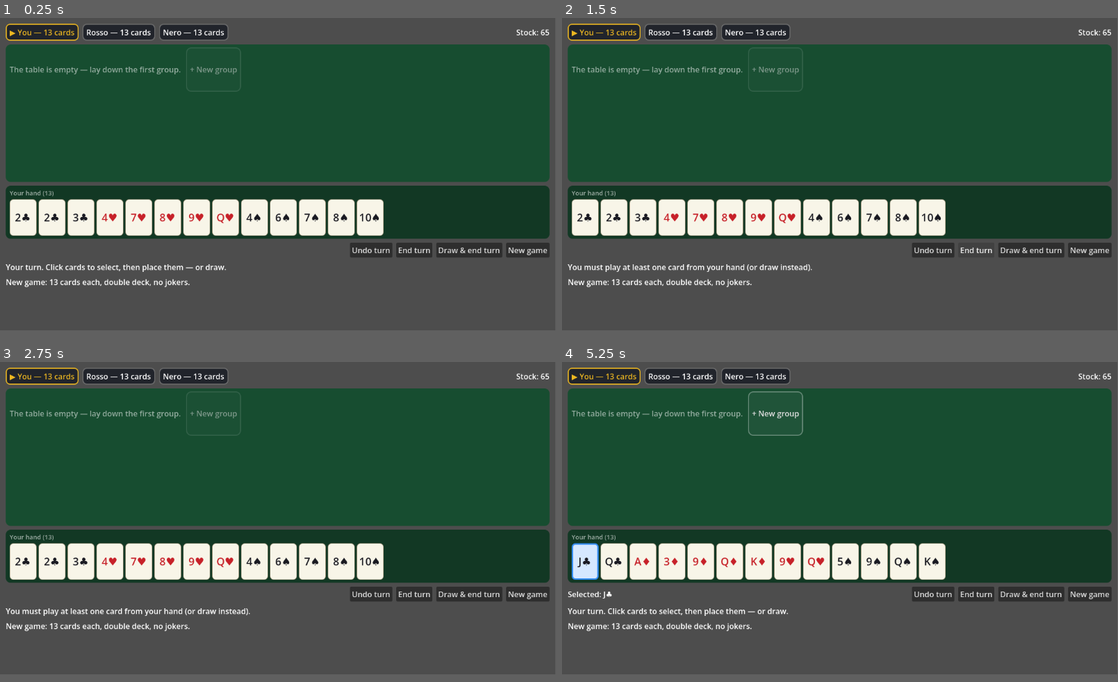
Above: before the commit, frames 1-4 (two rows, left to right).
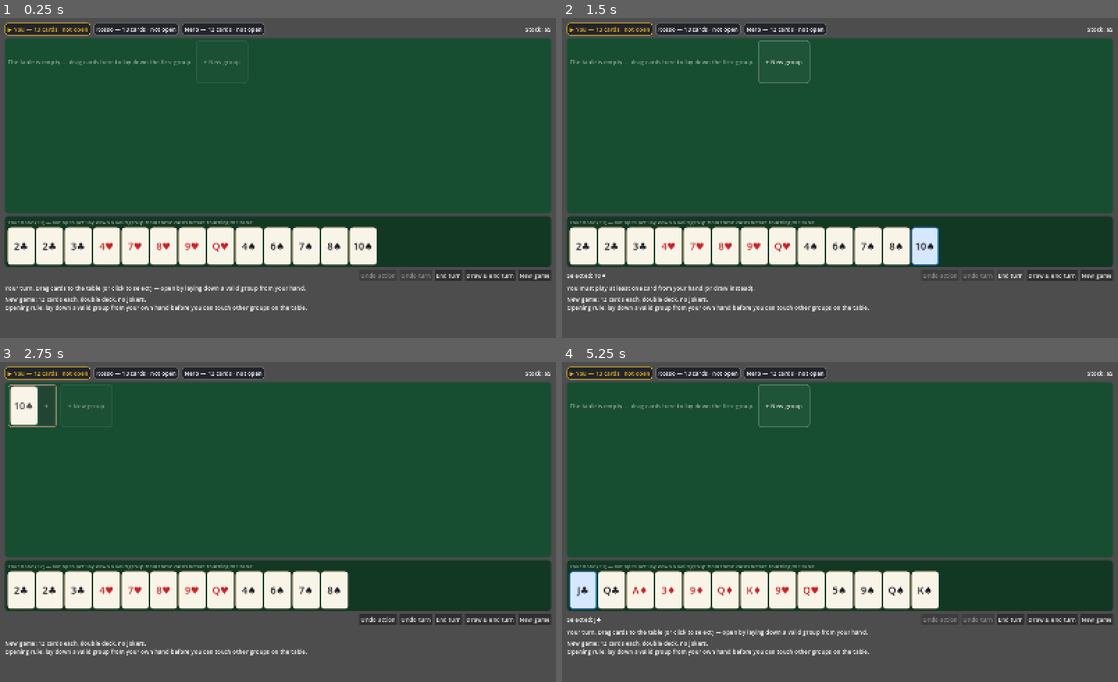
Above: after the commit, the same moments.

Repository: batsling/Machiavelli-Roguelike
Game: Godot game, scene res://scenes/main.tscn
Two runs of this game, one before a commit and one after it. Both use one fixed random seed, a clock stepped at 60 frames per second and the inputs below.
Inputs (mouse positions are in pixels of both pictures, inside the frame that each line leads up to):
- Up to frame 1 (0.25 s): no input
- Up to frame 2 (1.5 s): click (934, 251) at 0.5 s, where only the run before the commit has a clickable "Undo turn"; click "End turn" at 1.25 s
- Up to frame 3 (2.75 s): click (222, 403) at 2 s, where only the run after the commit has a clickable "+ New group"
- Up to frame 4 (5.25 s): click (940, 614) at 2.75 s, where only the run after the commit has a clickable "Undo action"; click "New game" at 3.5 s; click "New game" at 4.25 s; click "J♣" at 5 s
In our replay, the window is 799x449 before the commit and 800x460 after it. These sizes can differ from the game's own. Grey fills any space a smaller window leaves; there, only what the larger window draws over its background counts as a difference.

The runs differ from the first frame. In frame 1, 24% of the frame differs, in the area x 0-100%, y 1-92%; in frame 2, 24%; in frame 3, 24%; in frame 4, 24%.

Commit message:
Bigger UI, drag-and-drop cards, per-move undo, and the opening rule
- Window is now 1600x920 with canvas_items stretch; cards, fonts, and
  drop zones are larger so a busy table stays readable.
- Cards can be click-and-dragged: drop on a group (or any card in it)
  to add them there, or on empty felt / "+ New group" for a new group.
  Dragging a selected card drags the whole selection; click-to-select
  with the + buttons still works.
- Undo is split: "Undo action" takes back only the last staged move
  (per-move snapshots in GameManager), "Undo turn" restores the whole
  turn as before.
- Opening rule, enforced in the engine for all players including AI:
  until a player has laid down a valid group built only from their own
  hand, they cannot add to other groups or take cards from them. A
  valid own group unlocks the table immediately, even mid-turn; the UI
  greys out table cards and marks unopened players in their chip.

Co-Authored-By: Claude Fable 5 <noreply@anthropic.com>
Claude-Session: https://claude.ai/code/session_01TPRXb2NhJTkEj3AuvrkSzm

Diff:
--- a/project.godot
+++ b/project.godot
@@ -11,6 +11,13 @@
 config/features=PackedStringArray("4.6", "Forward Plus")
 config/icon="res://icon.svg"
 
+[display]
+
+window/size/viewport_width=1600
+window/size/viewport_height=920
+window/stretch/mode="canvas_items"
+window/stretch/aspect="expand"
+
 [layout]
 
 default_gui_embed_subwindows=true
--- a/scripts/game_manager.gd
+++ b/scripts/game_manager.gd
@@ -10,6 +10,12 @@
 ##    table, or draw one card from the stock. While playing you may freely
 ##    rearrange every meld on the table — the only requirement is that when
 ##    the turn ends, every meld on the table is valid (Rules.is_valid_meld).
+##  - Opening: until a player has laid down at least one valid meld built
+##    entirely from their own hand, they may not touch the rest of the table —
+##    no adding to other melds and no taking cards from them. Laying a valid
+##    own meld unlocks table play immediately (even mid-turn), and once a
+##    turn containing such a meld is committed the player stays open for the
+##    rest of the game. This applies to every player, human and AI.
 ##  - First player to empty their hand wins. If the stock is empty and every
 ##    player passes in a full round, the game ends and whoever holds the
 ##    fewest cards wins (ties shared).
@@ -18,7 +24,8 @@
 ## whole turn can be rolled back (reset_turn / draw_and_end_turn) and is only
 ## legal-checked at commit_turn(). This mirrors how the physical game is
 ## played — shuffle the table as much as you like, it just has to be clean
-## when you take your hand off it.
+## when you take your hand off it. Each staged move is also snapshotted, so
+## undo_action() can take back one move at a time.
 
 signal turn_started(player: PlayerState)
 signal board_changed
@@ -38,6 +45,8 @@
 # Staging state for the current turn.
 var _hand_snapshot: Array[Card] = []
 var _board_snapshot: Array = []
+# One {hand, board} snapshot per staged move, so single moves can be undone.
+var _undo_stack: Array[Dictionary] = []
 var _consecutive_passes := 0
 
 func setup(player_names: Array, hand_size: int = DEFAULT_HAND_SIZE, seed_value: int = -1) -> void:
@@ -65,17 +74,46 @@
 # --- Staging moves (current player's turn) ---------------------------------
 
 ## Move cards (from the current player's hand and/or anywhere on the table)
-## into a brand-new meld. Legality is only checked at commit_turn().
-func move_cards_to_new_meld(cards_to_move: Array[Card]) -> void:
+## into a brand-new meld. Returns "" on success or a human-readable reason the
+## move is not allowed (the opening rule is enforced here; meld validity is
+## still only checked at commit_turn()).
+func move_cards_to_new_meld(cards_to_move: Array[Card]) -> String:
 	if cards_to_move.is_empty():
-		return
+		return ""
+	var err := _stage_error(cards_to_move, null)
+	if err != "":
+		return err
+	_push_undo()
 	var meld := CardSet.new()
 	board.melds.append(meld)
 	_move_cards(cards_to_move, meld)
-
-## Move cards (from hand and/or table) into an existing meld.
-func add_cards_to_meld(cards_to_move: Array[Card], meld: CardSet) -> void:
+	return ""
+
+## Move cards (from hand and/or table) into an existing meld. Returns "" on
+## success or the reason the move is not allowed.
+func add_cards_to_meld(cards_to_move: Array[Card], meld: CardSet) -> String:
+	if cards_to_move.is_empty():
+		return ""
+	var err := _stage_error(cards_to_move, meld)
+	if err != "":
+		return err
+	_push_undo()
 	_move_cards(cards_to_move, meld)
+	return ""
+
+## Undo just the last staged move this turn. Returns false if there was
+## nothing to undo.
+func undo_action() -> bool:
+	if _undo_stack.is_empty():
+		return false
+	var snap: Dictionary = _undo_stack.pop_back()
+	current_player().hand.assign(snap["hand"])
+	board.restore(snap["board"])
+	board_changed.emit()
+	return true
+
+func can_undo_action() -> bool:
+	return not _undo_stack.is_empty()
 
 ## Undo everything staged this turn: table and hand return to how they were
 ## at the start of the turn.
@@ -83,10 +121,49 @@
 	var p := current_player()
 	p.hand = _hand_snapshot.duplicate()
 	board.restore(_board_snapshot)
+	_undo_stack.clear()
 	board_changed.emit()
 
 func cards_played_this_turn() -> int:
 	return _hand_snapshot.size() - current_player().hand.size()
+
+# --- The opening rule --------------------------------------------------------
+
+## True when the current player may rearrange the table: either they opened on
+## an earlier turn, or a valid new meld built purely from their own hand is
+## staged on the table right now.
+func current_player_is_open() -> bool:
+	return current_player().has_opened or _staged_open_meld_exists()
+
+## True for a meld made entirely of cards the current player has played from
+## hand this turn (board cards can never be in the turn-start hand snapshot).
+func is_own_staged_meld(meld: CardSet) -> bool:
+	if meld.cards.is_empty():
+		return false
+	for c in meld.cards:
+		if not _hand_snapshot.has(c):
+			return false
+	return true
+
+func _staged_open_meld_exists() -> bool:
+	for m in board.melds:
+		if m.is_valid() and is_own_staged_meld(m):
+			return true
+	return false
+
+## Why the staged move is illegal under the opening rule, or "" if it is fine.
+func _stage_error(cards_to_move: Array[Card], dest: CardSet) -> String:
+	if current_player_is_open():
+		return ""
+	var p := current_player()
+	for c in cards_to_move:
+		if not p.hand.has(c):
+			return "You can't take cards from the table before opening — " \
+				+ "lay down a valid group from your own hand first."
+	if dest != null and not is_own_staged_meld(dest):
+		return "You can't add to other groups before opening — " \
+			+ "lay down a valid group from your own hand first."
+	return ""
 
 # --- Ending the turn --------------------------------------------------------
 
@@ -103,7 +180,11 @@
 	for m in board.melds:
 		if not m.is_valid():
 			return "Invalid group on the table: %s" % _meld_text(m)
+	if not p.has_opened and not _staged_open_meld_exists():
+		return "To open you must lay down at least one valid group " \
+			+ "built only from your own hand."
 	_consecutive_passes = 0
+	p.has_opened = true
 	turn_committed.emit(p, cards_played_this_turn())
 	if p.hand.is_empty():
 		_end_game([p])
@@ -143,10 +224,17 @@
 	board.prune_empty()
 	board_changed.emit()
 
+func _push_undo() -> void:
+	_undo_stack.append({
+		"hand": current_player().hand.duplicate(),
+		"board": board.snapshot(),
+	})
+
 func _begin_turn() -> void:
 	var p := current_player()
 	_hand_snapshot = p.hand.duplicate()
 	_board_snapshot = board.snapshot()
+	_undo_stack.clear()
 	turn_started.emit(p)
 
 func _advance() -> void:
--- a/scripts/greedy_ai.gd
+++ b/scripts/greedy_ai.gd
@@ -11,6 +11,8 @@
 ##  2. lay off single hand cards onto existing table melds,
 ##  3. rearrange the table: borrow one card from a meld (only when the meld
 ##     left behind is still valid) to complete a new meld with 2+ hand cards.
+## Steps 2 and 3 respect the opening rule: until the AI has laid down a valid
+## meld purely from its own hand, it will not touch other melds on the table.
 
 static func take_turn(gm: GameManager) -> void:
 	var played_any := false
@@ -42,6 +44,10 @@
 	if not meld.is_empty():
 		return {"cards": meld, "dest": null,
 			"text": "lays down %s" % _cards_text(meld)}
+	# Not yet opened (no valid own meld on the table): the rules forbid
+	# touching other melds, so there is nothing more to plan.
+	if not gm.current_player_is_open():
+		return {}
 	# 2. Single-card lay-off onto an existing meld.
 	for c in hand:
 		for m in gm.board.melds:
@@ -75,10 +81,14 @@
 static func apply_move(gm: GameManager, move: Dictionary) -> void:
 	var cards: Array[Card] = move["cards"]
 	var dest: CardSet = move["dest"]
+	var err := ""
 	if dest == null:
-		gm.move_cards_to_new_meld(cards)
+		err = gm.move_cards_to_new_meld(cards)
 	else:
-		gm.add_cards_to_meld(cards, dest)
+		err = gm.add_cards_to_meld(cards, dest)
+	if err != "":
+		# Should be unreachable: plan_move only proposes legal moves.
+		push_warning("GreedyAI staged an illegal move (%s)" % err)
 
 ## Largest complete meld (set or run) that can be formed from the given cards.
 ## Returns an empty array if none exists.
--- a/scripts/main_ui.gd
+++ b/scripts/main_ui.gd
@@ -3,12 +3,21 @@
 ## Playable UI for vanilla Machiavelli, built entirely in code so the scene
 ## file stays trivial.
 ##
-## How to play: on your turn, click cards to select them — from your hand AND
-## from any group on the table (rearranging the table is the heart of the
-## game). Selected cards lift and turn blue. Then click a group's "+" button
-## to move them there, or the "+ New group" zone to start a fresh group. The
-## table only has to be valid when you press "End turn"; "Undo turn" puts
-## everything back. If you can't (or won't) play, "Draw & end turn".
+## How to play: on your turn, drag cards — from your hand AND from any group
+## on the table (rearranging the table is the heart of the game). Drop them
+## onto a group (or any card in it) to add them there, or onto empty felt /
+## the "+ New group" zone to start a fresh group. Clicking still works too:
+## click cards to select them (they lift and turn blue), then click a group's
+## "+" button or "+ New group". Dragging a selected card drags the whole
+## selection.
+##
+## Opening rule: until you have laid down at least one valid group built only
+## from your own hand, you cannot add to other groups or take cards from them
+## (table cards are greyed out). The same rule binds the AI players.
+##
+## The table only has to be valid when you press "End turn". "Undo action"
+## takes back the last staged move; "Undo turn" puts the whole turn back. If
+## you can't (or won't) play, "Draw & end turn".
 ##
 ## Enemy turns play out visibly: each move the AI makes is applied one at a
 ## time with a pause, and every card it touched stays highlighted in gold
@@ -18,6 +27,13 @@
 const AI_THINK_DELAY := 0.6
 const AI_MOVE_DELAY := 0.9
 const RED_SUITS := ["hearts", "diamonds"]
+const DRAG_TYPE := "machiavelli_cards"
+
+const CARD_SIZE := Vector2(78, 108)
+const CARD_FONT_SIZE := 28
+const ADD_BTN_SIZE := Vector2(44, 108)
+const NEW_GROUP_SIZE := Vector2(150, 124)
+const UI_FONT_SIZE := 17
 
 const COL_FELT := Color(0.09, 0.30, 0.19)
 const COL_FELT_DARK := Color(0.07, 0.22, 0.14)
@@ -50,6 +66,7 @@
 var hand_box: HFlowContainer
 var hand_title: Label
 var selection_label: Label
+var undo_action_btn: Button
 var reset_btn: Button
 var end_turn_btn: Button
 var draw_btn: Button
@@ -72,21 +89,28 @@
 	ai_running = false
 	gm.setup(["You", "Rosso", "Nero"])
 	log_box.clear()
-	_set_status("Your turn. Click cards to select, then place them — or draw.")
+	_set_status("Your turn. Drag cards to the table (or click to select) — "
+		+ "open by laying down a valid group from your hand.")
 	_log("New game: 13 cards each, double deck, no jokers.")
+	_log("Opening rule: lay down a valid group from your own hand before "
+		+ "you can touch other groups on the table.")
 	_refresh()
 
 # --- Layout -------------------------------------------------------------------
 
 func _build_layout() -> void:
 	set_anchors_preset(Control.PRESET_FULL_RECT)
+	var ui_theme := Theme.new()
+	ui_theme.default_font_size = UI_FONT_SIZE
+	theme = ui_theme
+
 	var root := VBoxContainer.new()
 	root.set_anchors_preset(Control.PRESET_FULL_RECT)
 	root.add_theme_constant_override("separation", 8)
-	root.offset_left = 12
-	root.offset_top = 12
-	root.offset_right = -12
-	root.offset_bottom = -12
+	root.offset_left = 14
+	root.offset_top = 14
+	root.offset_right = -14
+	root.offset_bottom = -14
 	add_child(root)
 
 	# Top bar: player chips + stock count.
@@ -100,7 +124,8 @@
 	stock_label = Label.new()
 	top_bar.add_child(stock_label)
 
-	# Table: green felt panel holding a flow of meld panels.
+	# Table: green felt panel holding a flow of meld panels. The felt itself
+	# (panel, scroll area and flow) accepts drops to start a new group.
 	var table_panel := PanelContainer.new()
 	table_panel.size_flags_vertical = Control.SIZE_EXPAND_FILL
 	table_panel.add_theme_stylebox_override("panel", _panel_style(COL_FELT, 10))
@@ -110,9 +135,13 @@
 	table_panel.add_child(table_scroll)
 	board_flow = HFlowContainer.new()
 	board_flow.size_flags_horizontal = Control.SIZE_EXPAND_FILL
+	board_flow.size_flags_vertical = Control.SIZE_EXPAND_FILL
+	board_flow.mouse_filter = Control.MOUSE_FILTER_PASS
 	board_flow.add_theme_constant_override("h_separation", 10)
 	board_flow.add_theme_constant_override("v_separation", 10)
 	table_scroll.add_child(board_flow)
+	for zone: Control in [table_panel, table_scroll, board_flow]:
+		zone.set_drag_forwarding(Callable(), _can_drop_new_group, _drop_new_group)
 
 	# Hand: darker felt panel at the bottom.
 	var hand_panel := PanelContainer.new()
@@ -122,7 +151,7 @@
 	hand_col.add_theme_constant_override("separation", 4)
 	hand_panel.add_child(hand_col)
 	hand_title = Label.new()
-	hand_title.add_theme_font_size_override("font_size", 13)
+	hand_title.add_theme_font_size_override("font_size", 15)
 	hand_title.add_theme_color_override("font_color", Color(1, 1, 1, 0.6))
 	hand_col.add_child(hand_title)
 	hand_box = HFlowContainer.new()
@@ -139,8 +168,15 @@
 	selection_label.size_flags_horizontal = Control.SIZE_EXPAND_FILL
 	actions.add_child(selection_label)
 
+	undo_action_btn = Button.new()
+	undo_action_btn.text = "Undo action"
+	undo_action_btn.tooltip_text = "Take back only the last move you staged this turn"
+	undo_action_btn.pressed.connect(_on_undo_action_pressed)
+	actions.add_child(undo_action_btn)
+
 	reset_btn = Button.new()
 	reset_btn.text = "Undo turn"
+	reset_btn.tooltip_text = "Take back everything staged this turn"
 	reset_btn.pressed.connect(_on_reset_pressed)
 	actions.add_child(reset_btn)
 
@@ -164,7 +200,7 @@
 	root.add_child(status_label)
 
 	log_box = RichTextLabel.new()
-	log_box.custom_minimum_size = Vector2(0, 100)
+	log_box.custom_minimum_size = Vector2(0, 110)
 	log_box.scroll_following = true
 	log_box.fit_content = false
 	root.add_child(log_box)
@@ -193,7 +229,8 @@
 	chip.add_theme_stylebox_override("panel", sb)
 	var lbl := Label.new()
 	var marker := "▶ " if is_current else ""
-	lbl.text = "%s%s — %d cards" % [marker, p.display_name, p.hand.size()]
+	var opened := "" if p.has_opened else " · not open"
+	lbl.text = "%s%s — %d cards%s" % [marker, p.display_name, p.hand.size(), opened]
 	if is_current:
 		lbl.add_theme_color_override("font_color", COL_CHIP_ACTIVE)
 	chip.add_child(lbl)
@@ -203,7 +240,7 @@
 	_clear_children(board_flow)
 	if gm.board.melds.is_empty():
 		var empty := Label.new()
-		empty.text = "The table is empty — lay down the first group."
+		empty.text = "The table is empty — drag cards here to lay down the first group."
 		empty.add_theme_color_override("font_color", Color(1, 1, 1, 0.55))
 		board_flow.add_child(empty)
 	for meld in gm.board.melds:
@@ -213,31 +250,40 @@
 func _make_meld_panel(meld: CardSet) -> PanelContainer:
 	var panel := PanelContainer.new()
 	var valid := meld.is_valid()
+	var locked := _is_human_turn() and not gm.current_player_is_open() \
+		and not gm.is_own_staged_meld(meld)
 	var sb := _panel_style(Color(1, 1, 1, 0.06), 10)
 	sb.border_color = COL_MELD_OK if valid else COL_MELD_BAD
 	sb.set_border_width_all(2)
 	panel.add_theme_stylebox_override("panel", sb)
 	if not valid:
 		panel.tooltip_text = "Not a valid group yet — fix it before ending your turn."
+	elif locked:
+		panel.tooltip_text = "Locked until you open — lay down a valid group " \
+			+ "from your own hand first."
+	panel.set_drag_forwarding(Callable(),
+		_can_drop_on_meld.bind(meld), _drop_on_meld.bind(meld))
 	var row := HBoxContainer.new()
 	row.add_theme_constant_override("separation", 4)
 	panel.add_child(row)
 	for c in Rules.display_order(meld.cards):
-		row.add_child(_make_card_button(c))
+		row.add_child(_make_card_button(c, meld))
 	var add_btn := Button.new()
 	add_btn.text = "+"
 	add_btn.tooltip_text = "Move selected cards into this group"
-	add_btn.custom_minimum_size = Vector2(34, 76)
-	add_btn.disabled = selected.is_empty() or not _is_human_turn()
+	add_btn.custom_minimum_size = ADD_BTN_SIZE
+	add_btn.disabled = selected.is_empty() or not _is_human_turn() or locked
 	add_btn.pressed.connect(_on_add_to_meld_pressed.bind(meld))
+	add_btn.set_drag_forwarding(Callable(),
+		_can_drop_on_meld.bind(meld), _drop_on_meld.bind(meld))
 	row.add_child(add_btn)
 	return panel
 
 func _make_new_group_zone() -> Button:
 	var zone := Button.new()
 	zone.text = "+ New group"
-	zone.tooltip_text = "Move selected cards into a brand-new group"
-	zone.custom_minimum_size = Vector2(110, 92)
+	zone.tooltip_text = "Drop or move selected cards here to start a brand-new group"
+	zone.custom_minimum_size = NEW_GROUP_SIZE
 	zone.disabled = selected.is_empty() or not _is_human_turn()
 	zone.focus_mode = Control.FOCUS_NONE
 	var sb := _panel_style(Color(1, 1, 1, 0.04), 10)
@@ -251,18 +297,24 @@
 	sb_off.set_border_width_all(2)
 	zone.add_theme_stylebox_override("disabled", sb_off)
 	zone.pressed.connect(_on_new_meld_pressed)
+	zone.set_drag_forwarding(Callable(), _can_drop_new_group, _drop_new_group)
 	return zone
 
 func _refresh_hand() -> void:
 	_clear_children(hand_box)
 	var hand := gm.players[0].hand
-	hand_title.text = "Your hand (%d)" % hand.size()
+	if gm.players[0].has_opened:
+		hand_title.text = "Your hand (%d)" % hand.size()
+	else:
+		hand_title.text = "Your hand (%d) — not open yet: lay down a valid group " % hand.size() \
+			+ "from these cards before touching the table"
 	for c in Rules.display_order(hand):
 		hand_box.add_child(_make_card_button(c))
 
 func _refresh_buttons() -> void:
 	var human_turn := _is_human_turn()
-	reset_btn.disabled = not human_turn
+	undo_action_btn.disabled = not human_turn or not gm.can_undo_action()
+	reset_btn.disabled = not human_turn or not gm.can_undo_action()
 	end_turn_btn.disabled = not human_turn
 	draw_btn.disabled = not human_turn
 	if selected.is_empty():
@@ -275,14 +327,21 @@
 
 # --- Card rendering -------------------------------------------------------------
 
-func _make_card_button(c: Card) -> Button:
+## Card buttons are both click-to-select toggles and drag sources. Cards on the
+## table (meld != null) are also drop targets for their own group, and are
+## greyed out until the player has opened.
+func _make_card_button(c: Card, meld: CardSet = null) -> Button:
+	var on_board := meld != null
 	var b := Button.new()
 	b.toggle_mode = true
 	b.text = c.label()
 	b.button_pressed = selected.has(c)
-	b.custom_minimum_size = Vector2(56, 76)
-	b.disabled = not _is_human_turn()
-	b.add_theme_font_size_override("font_size", 22)
+	b.custom_minimum_size = CARD_SIZE
+	b.disabled = not _card_is_interactive(on_board)
+	if on_board and b.disabled and _is_human_turn():
+		b.tooltip_text = "Locked until you open — lay down a valid group " \
+			+ "from your own hand first."
+	b.add_theme_font_size_override("font_size", CARD_FONT_SIZE)
 	b.focus_mode = Control.FOCUS_NONE
 
 	var font_col := COL_CARD_RED if RED_SUITS.has(c.suit) else COL_CARD_BLACK
@@ -309,6 +368,11 @@
 	b.add_theme_stylebox_override("hover_pressed", _card_style(bg, border, border_w))
 
 	b.toggled.connect(_on_card_toggled.bind(c))
+	if on_board:
+		b.set_drag_forwarding(_get_card_drag_data.bind(c, b),
+			_can_drop_on_meld.bind(meld), _drop_on_meld.bind(meld))
+	else:
+		b.set_drag_forwarding(_get_card_drag_data.bind(c, b), Callable(), Callable())
 	return b
 
 func _card_style(bg: Color, border: Color, width: int) -> StyleBoxFlat:
@@ -317,10 +381,10 @@
 	sb.border_color = border
 	sb.set_border_width_all(width)
 	sb.set_corner_radius_all(7)
-	sb.content_margin_left = 4
-	sb.content_margin_right = 4
-	sb.content_margin_top = 4
-	sb.content_margin_bottom = 4
+	sb.content_margin_left = 5
+	sb.content_margin_right = 5
+	sb.content_margin_top = 5
+	sb.content_margin_bottom = 5
 	return sb
 
 func _panel_style(bg: Color, radius: int) -> StyleBoxFlat:
@@ -346,19 +410,96 @@
 		child.queue_free()
 
 func _prune_selection() -> void:
-	var reachable := {}
+	var in_hand := {}
 	for c in gm.players[0].hand:
-		reachable[c] = true
+		in_hand[c] = true
+	var on_board := {}
 	for c in gm.board.all_cards():
-		reachable[c] = true
+		on_board[c] = true
+	# Before opening, table cards can't be moved, so drop them from the
+	# selection too (e.g. after undoing the move that had opened the turn).
+	var board_locked := _is_human_turn() and not gm.current_player_is_open()
 	for i in range(selected.size() - 1, -1, -1):
-		if not reachable.has(selected[i]):
+		var c := selected[i]
+		if in_hand.has(c):
+			continue
+		if not on_board.has(c) or board_locked:
 			selected.remove_at(i)
 
 func _is_human_turn() -> bool:
 	return not gm.is_game_over and not ai_running and gm.current_player() == gm.players[0]
 
+func _card_is_interactive(on_board: bool) -> bool:
+	if not _is_human_turn():
+		return false
+	return not on_board or gm.current_player_is_open()
+
+# --- Drag and drop ---------------------------------------------------------------
+
+## Dragging a selected card drags the whole selection; dragging an unselected
+## card drags just that card. Returns null (no drag) for disabled cards.
+func _get_card_drag_data(_at_position: Vector2, c: Card, source: Button) -> Variant:
+	if source.disabled:
+		return null
+	var cards: Array[Card] = []
+	if selected.has(c):
+		cards.assign(selected)
+	else:
+		cards.append(c)
+	source.set_drag_preview(_make_drag_preview(cards))
+	return {"type": DRAG_TYPE, "cards": cards}
+
+func _make_drag_preview(cards: Array[Card]) -> Control:
+	var row := HBoxContainer.new()
+	row.add_theme_constant_override("separation", 4)
+	for c in Rules.display_order(cards):
+		var chip := PanelContainer.new()
+		chip.add_theme_stylebox_override("panel", _card_style(COL_SELECT_BG, COL_SELECT, 2))
+		var lbl := Label.new()
+		lbl.text = c.label()
+		lbl.add_theme_font_size_override("font_size", CARD_FONT_SIZE)
+		lbl.add_theme_color_override("font_color",
+			COL_CARD_RED if RED_SUITS.has(c.suit) else COL_CARD_BLACK)
+		chip.add_child(lbl)
+		row.add_child(chip)
+	row.modulate = Color(1, 1, 1, 0.9)
+	return row
+
+func _drag_cards(data: Variant) -> Array[Card]:
+	var out: Array[Card] = []
+	if data is Dictionary and data.get("type") == DRAG_TYPE:
+		out.assign(data["cards"])
+	return out
+
+func _can_drop_on_meld(_at_position: Vector2, data: Variant, meld: CardSet) -> bool:
+	if not _is_human_turn() or _drag_cards(data).is_empty():
+		return false
+	return gm.current_player_is_open() or gm.is_own_staged_meld(meld)
+
+func _drop_on_meld(_at_position: Vector2, data: Variant, meld: CardSet) -> void:
+	_stage_move(_drag_cards(data), meld)
+
+func _can_drop_new_group(_at_position: Vector2, data: Variant) -> bool:
+	return _is_human_turn() and not _drag_cards(data).is_empty()
+
+func _drop_new_group(_at_position: Vector2, data: Variant) -> void:
+	_stage_move(_drag_cards(data), null)
+
 # --- Input handlers -----------------------------------------------------------
+
+## Stage a move through the engine (meld == null starts a new group) and show
+## the engine's error, if any, in the status line.
+func _stage_move(cards: Array[Card], meld: CardSet) -> void:
+	if cards.is_empty():
+		return
+	var err := ""
+	if meld == null:
+		err = gm.move_cards_to_new_meld(cards)
+	else:
+		err = gm.add_cards_to_meld(cards, meld)
+	selected.clear()
+	_set_status(err)
+	_refresh()
 
 func _on_card_toggled(pressed: bool, c: Card) -> void:
 	if pressed:
@@ -369,13 +510,15 @@
 	_refresh()
 
 func _on_new_meld_pressed() -> void:
-	gm.move_cards_to_new_meld(selected.duplicate())
+	_stage_move(selected.duplicate(), null)
+
+func _on_add_to_meld_pressed(meld: CardSet) -> void:
+	_stage_move(selected.duplicate(), meld)
+
+func _on_undo_action_pressed() -> void:
 	selected.clear()
-	_refresh()
-
-func _on_add_to_meld_pressed(meld: CardSet) -> void:
-	gm.add_cards_to_meld(selected.duplicate(), meld)
-	selected.clear()
+	if gm.undo_action():
+		_set_status("Last action undone.")
 	_refresh()
 
 func _on_reset_pressed() -> void:
@@ -466,7 +609,8 @@
 		_refresh()
 	ai_running = false
 	if not gm.is_game_over:
-		_set_status("Your turn. Click cards (hand or table) to select, then click a group's + or “+ New group”.")
+		_set_status("Your turn. Drag cards onto a group or empty felt — "
+			+ "or click to select, then use the + buttons.")
 	_refresh()
 
 # --- Misc ----------------------------------------------------------------------
--- a/scripts/player_state.gd
+++ b/scripts/player_state.gd
@@ -8,6 +8,10 @@
 @export var gold: int = 0              # unused by the vanilla engine; roguelike layer
 @export var hand: Array[Card] = []
 @export var is_finished: bool = false  # true once hand is emptied — enters phantom-turn state
+# True once the player has "opened": committed a turn containing at least one
+# valid meld built entirely from their own hand. Until then they may not add
+# to or take from other melds on the table.
+@export var has_opened: bool = false
 
 func take_damage(amount: int) -> void:
 	health = max(0, health - amount)
Not shown, changed: README.md
